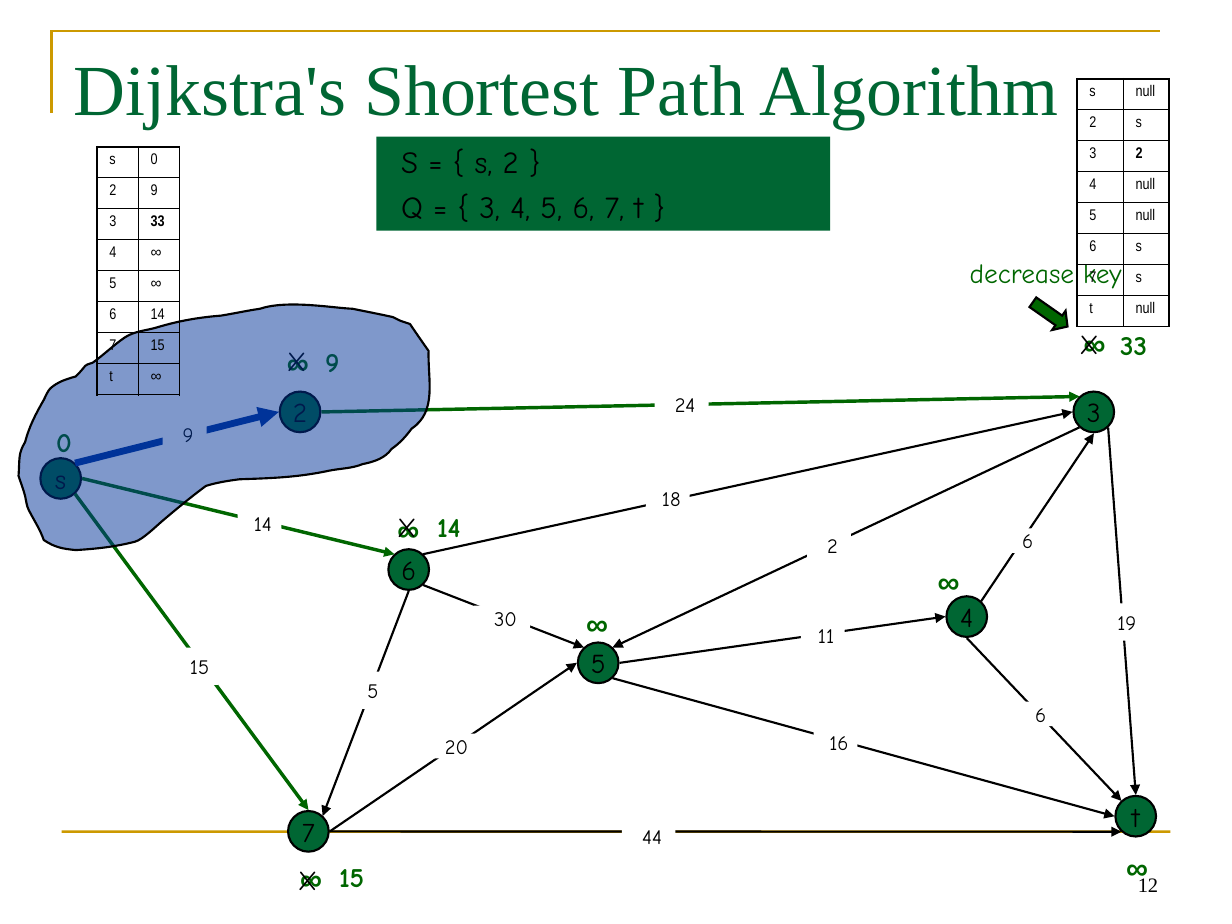
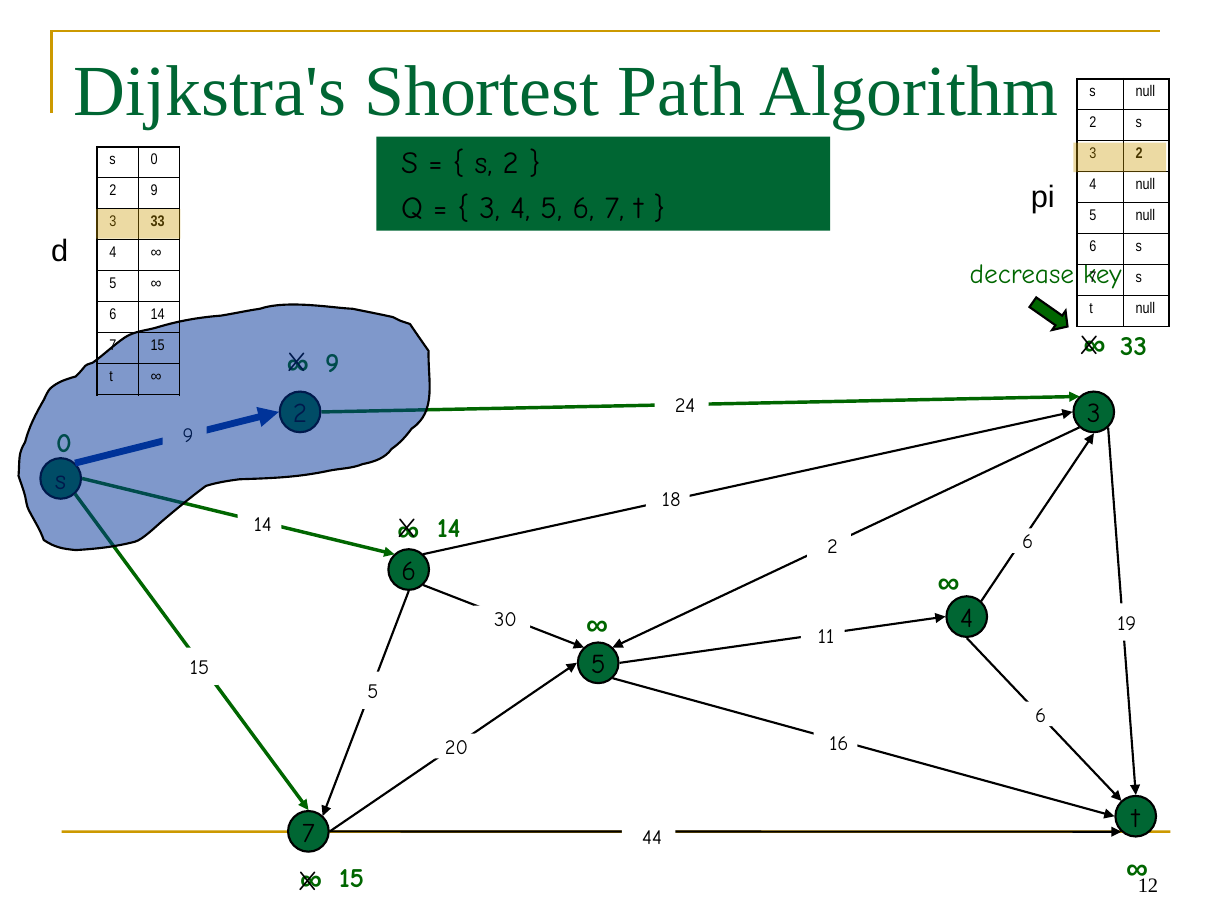
Before and after one commit to rugbyprof/3013-Algorithms, a slide deck: slide 12 of Lectures/demo-dijkstra.ppt. Drawn at 1232x924 pixels with LibreOffice and Linux fonts; fonts in the diff are those of the drawing. Boxes give left, top, right and bottom in pixels: in the first picture for what was removed or moved away, otherwise in the second. Text is boxed around its words. In the diff, an @@ line names an element or a change of style, - is before the commit and + after.

```diff
--- a/Lectures/demo-dijkstra.ppt
+++ b/Lectures/demo-dijkstra.ppt
@@ rectangle added at bbox=[1073, 143, 1165, 172], fill #CC9900 at 36% opacity @@
@@ rectangle added at bbox=[96, 209, 180, 239], fill #CC9900 at 36% opacity @@
@@ text added at bbox=[1031, 184, 1055, 213], 18 pt, text #000000 @@
+pi
@@ text added at bbox=[51, 238, 68, 262], 18 pt, text #000000 @@
+d
```
Also in this commit, not shown: 16 other slides changed, 4 other files.
